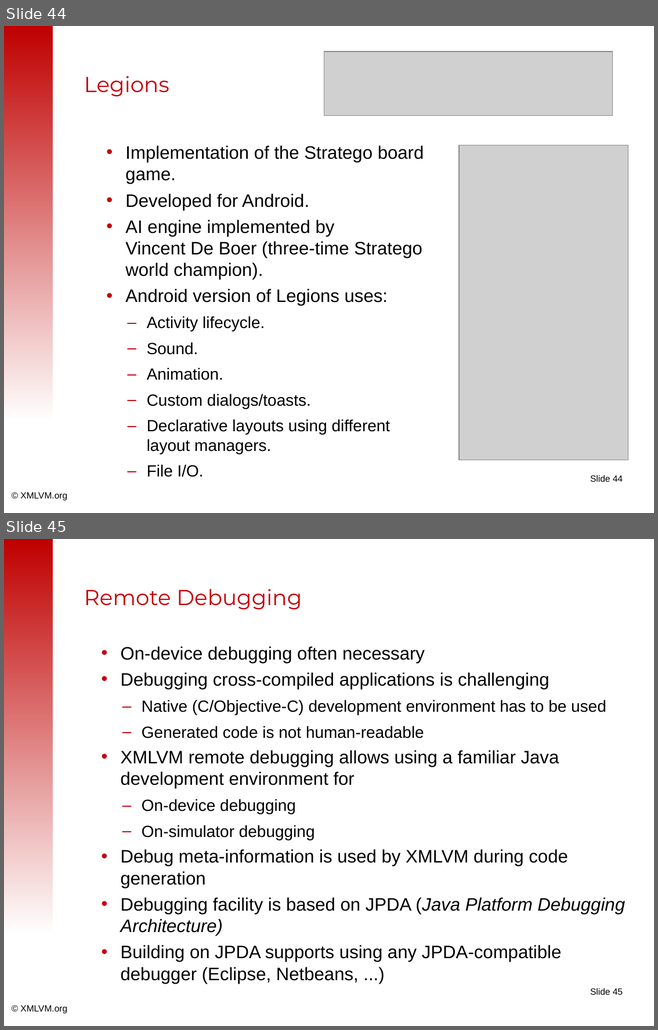
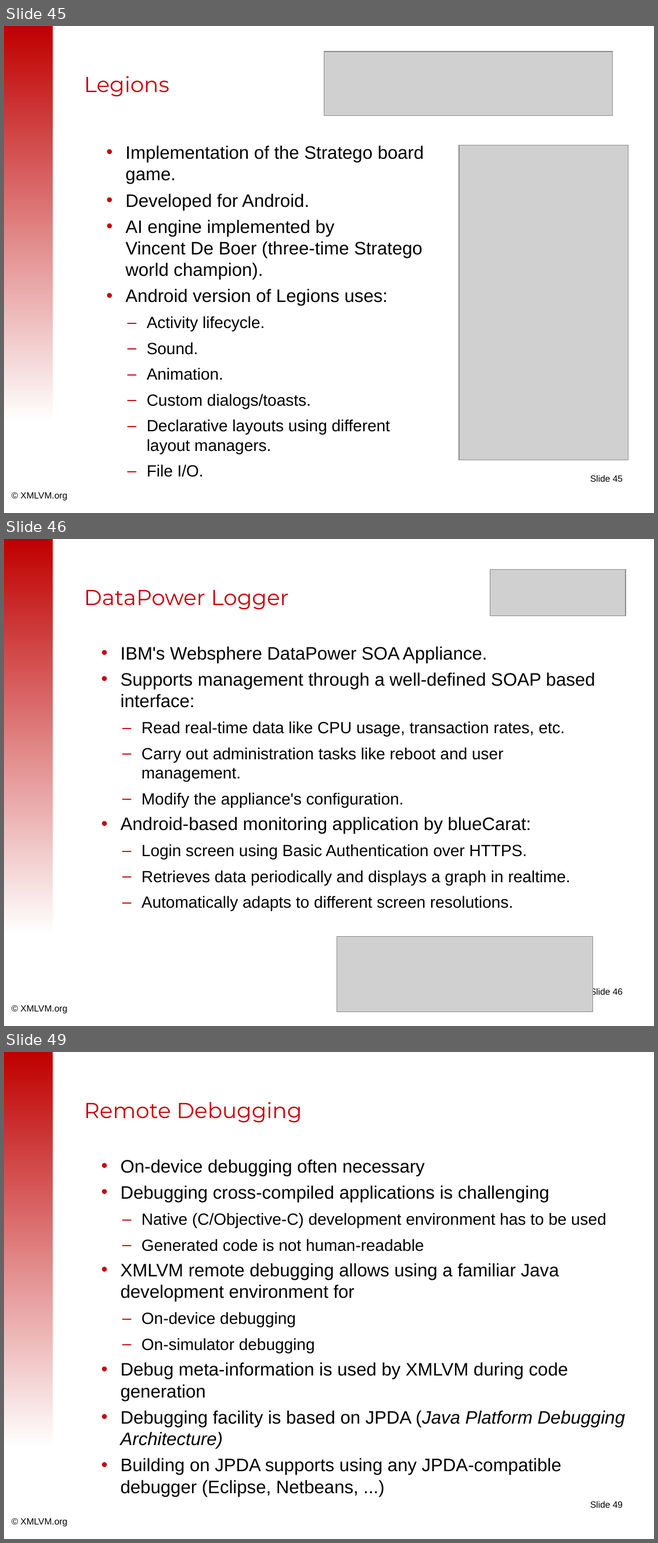
Before and after one commit to tisoft/xmlvm, a slide deck: doc/slides/android2iphone-master.odp. Shown one above the other, each under a label of ours: slides 44 and 45 before the commit, slides 45, 46 and 49 after it; the slides between them are not shown. The pictures are 658x1030 and 658x1543 pixels, drawn with LibreOffice and Linux fonts; fonts in the diff are those of the drawing; grey boxes stand for pictures; background and template pictures are left out. Boxes give left, top, right and bottom in pixels: in the first picture for what was removed or moved away, otherwise in the second. Text is boxed around its words. In the diff, an @@ line names an element or a change of style, - is before the commit and + after.

```diff
--- a/doc/slides/android2iphone-master.odp
+++ b/doc/slides/android2iphone-master.odp
@@ slide 46 added at bbox=[4, 539, 654, 1026], background #FFFFFF; not listed: 3 template elements that a slide beside it also shows @@
@@ picture added at bbox=[490, 570, 625, 616] @@
@@ title added at bbox=[84, 590, 289, 610], 24 pt, text #C5000B @@
+DataPower Logger
@@ text added at bbox=[121, 646, 595, 911], 18 pt, text #000000 @@
+• IBM's Websphere DataPower SOA Appliance.
+• Supports management through a well-defined SOAP based interface:
+  – Read real-time data like CPU usage, transaction rates, etc.
+  – Carry out administration tasks like reboot and user management.
+  – Modify the appliance's configuration.
+• Android-based monitoring application by blueCarat:
+  – Login screen using Basic Authentication over HTTPS.
+  – Retrieves data periodically and displays a graph in realtime.
+  – Automatically adapts to different screen resolutions.
@@ picture added at bbox=[336, 936, 593, 1012] @@
@@ what was slide 44 is now slide 45 @@
@@ page number at bbox=[590, 475, 622, 482]: text changed @@
-Slide 44
+Slide 45
@@ what was slide 45 is now slide 49 @@
@@ page number at bbox=[590, 1501, 622, 1508]: text changed @@
-Slide 45
+Slide 49
```
Also in this commit, not shown: 14 slides changed, 3 other slides added, 3 slides removed.
